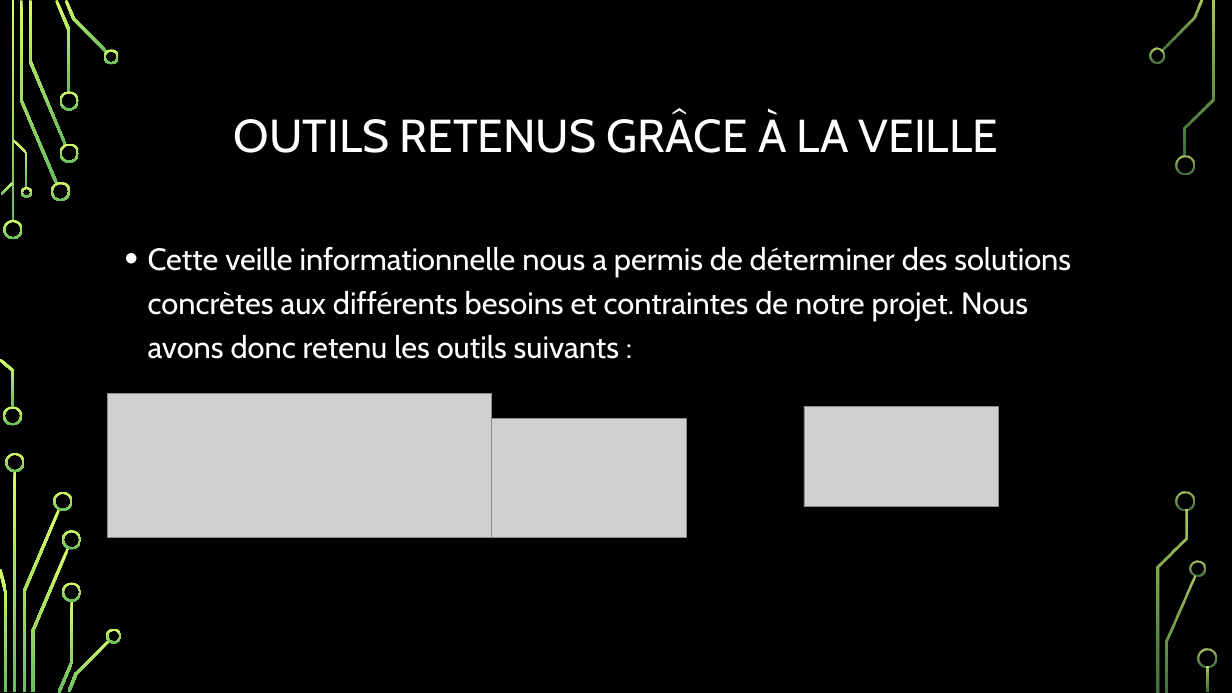
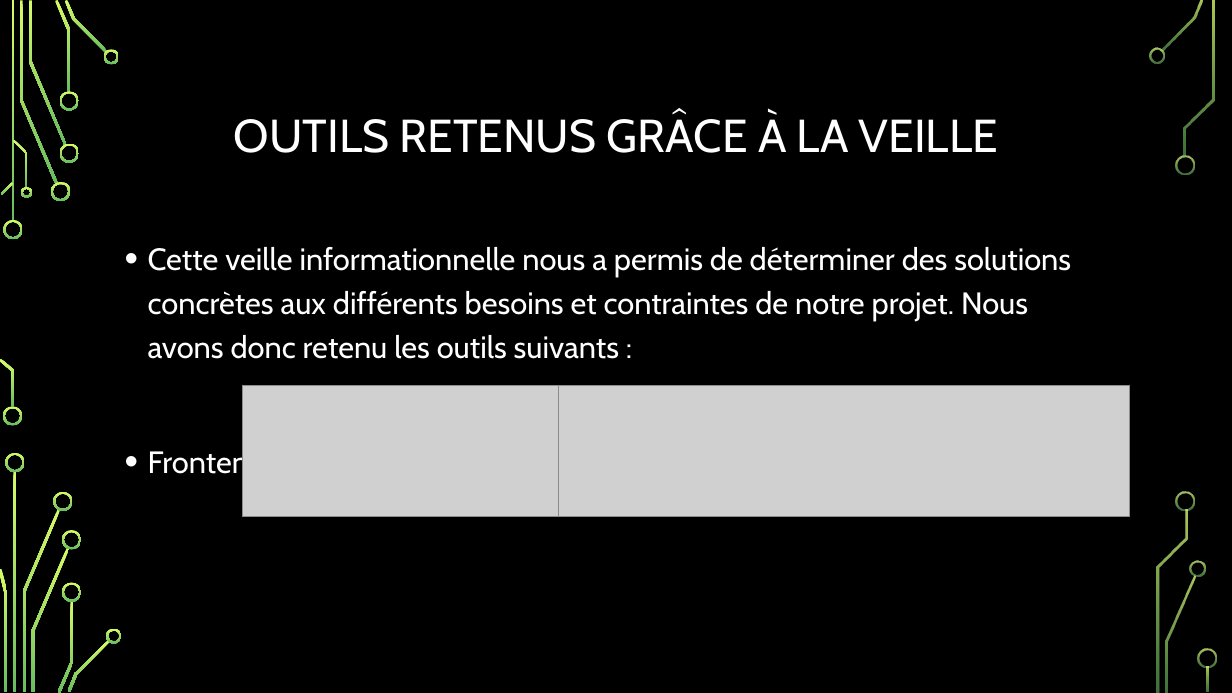
Before and after one commit to sunny-biard/MenuMaker, a slide deck: slide 10 of BIARD_Sunny_3_veille_052024.pptx. Drawn at 1232x693 pixels with LibreOffice and Linux fonts; fonts in the diff are those of the drawing; grey boxes stand for pictures; background and template pictures are left out. Boxes give left, top, right and bottom in pixels: in the first picture for what was removed or moved away, otherwise in the second. Text is boxed around its words. In the diff, an @@ line names an element or a change of style, - is before the commit and + after.

```diff
--- a/BIARD_Sunny_3_veille_052024.pptx
+++ b/BIARD_Sunny_3_veille_052024.pptx
@@ picture resized from (x1=108, y1=394, x2=492, y2=538) to (x1=243, y1=385, x2=594, y2=517) @@
@@ picture added at (x1=558, y1=385, x2=1129, y2=517) @@
@@ picture removed at (x1=492, y1=419, x2=687, y2=538) @@
@@ picture removed at (x1=804, y1=407, x2=999, y2=507) @@
@@ text at (x1=148, y1=446, x2=266, y2=479): paragraph added @@
+• Frontend :
```
Also in this commit, not shown: 3 slides added, 2 other files.
